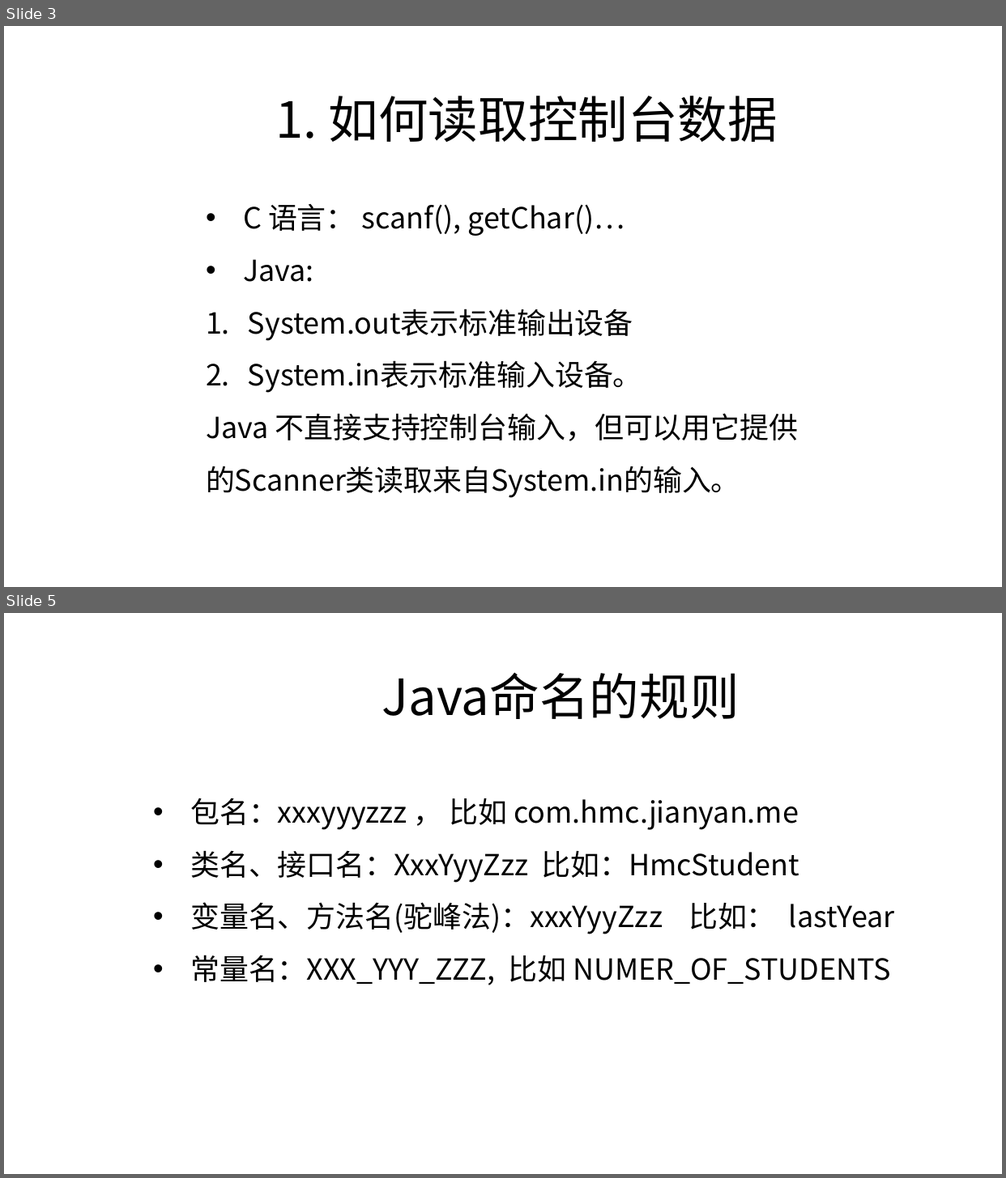
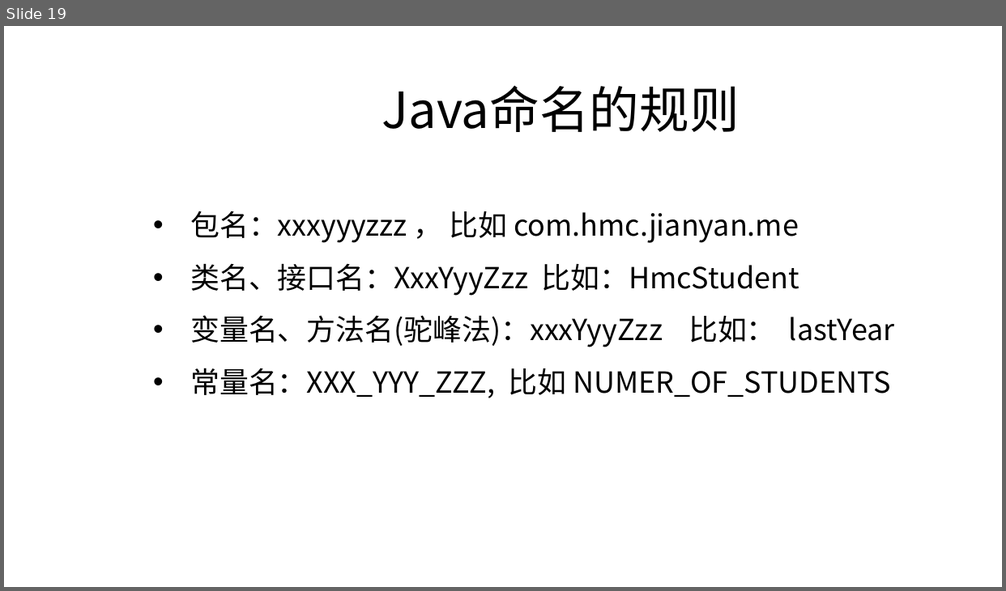
Before and after one commit to zjyesir/hmc_java_1, a slide deck: ppt/2.3 方法.pptx. Shown one above the other, each under a label of ours: slides 3 and 5 before the commit, slide 19 after it; the slides between them are not shown. The pictures are 1006x1178 and 1006x591 pixels, drawn with LibreOffice and Linux fonts; fonts in the diff are those of the drawing; background and template pictures are left out. Boxes give left, top, right and bottom in pixels: in the first picture for what was removed or moved away, otherwise in the second. Text is boxed around its words. In the diff, an @@ line names an element or a change of style, - is before the commit and + after.

```diff
--- a/ppt/2.3 方法.pptx
+++ b/ppt/2.3 方法.pptx
@@ slide 3 removed at [4,26,1002,587], background picture (left out) @@
@@ text removed at [276,96,778,142] @@
-1. 如何读取控制台数据
@@ text removed at [206,204,799,498] @@
-• C 语言： scanf(), getChar()…
-• Java:
-1. System.out表示标准输出设备
-2. System.in表示标准输入设备。
-Java 不直接支持控制台输入，但可以用它提供的Scanner类读取来自System.in的输入。
@@ what was slide 5 is now slide 19 @@
```
Also in this commit, not shown: 3 slides changed, 15 slides added, 1 other file.
